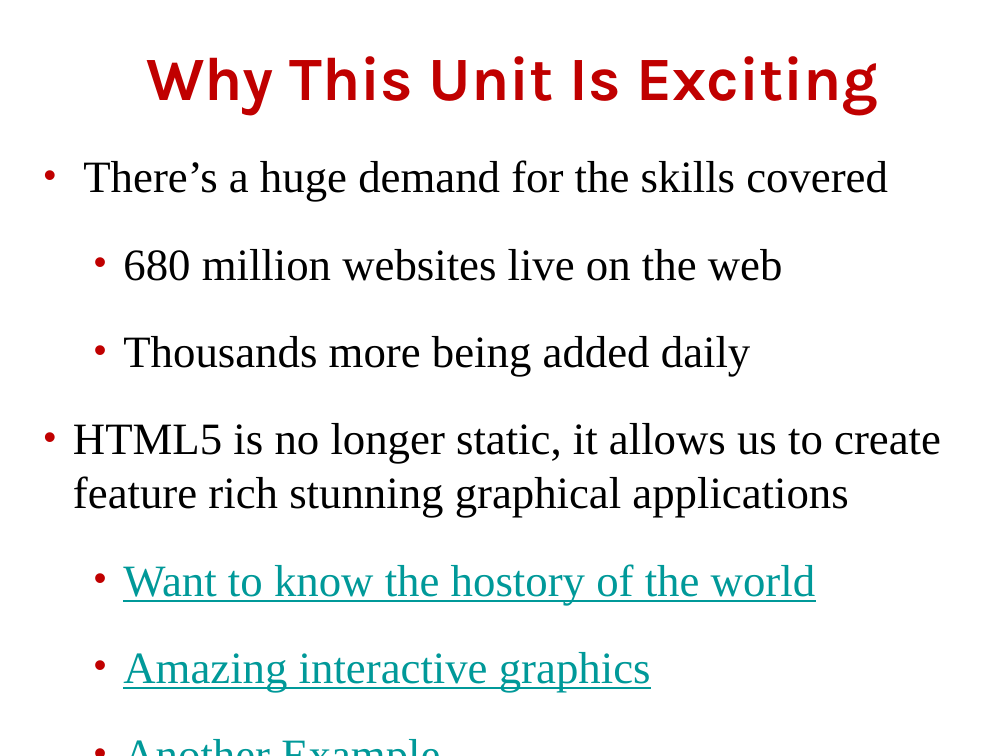
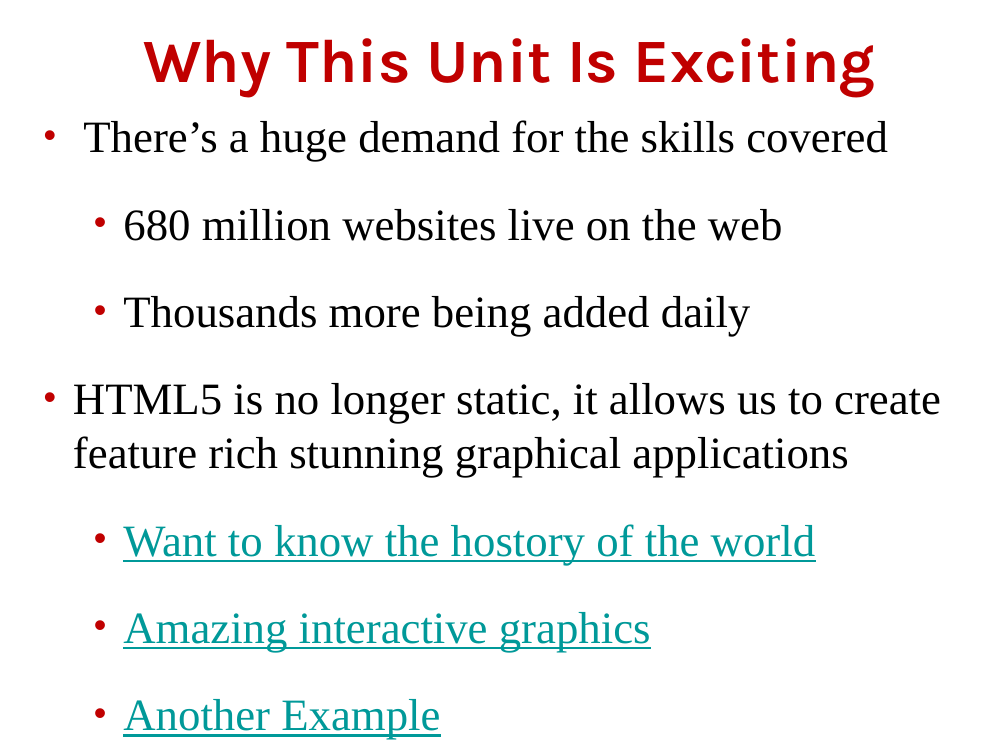
Before and after one commit to joeappleton18/cda400, a slide deck: slide 10 of sessions/week1/slides.pptx (slide 6 before the commit). Drawn at 1008x756 pixels with LibreOffice and Linux fonts; fonts in the diff are those of the drawing. Boxes give left, top, right and bottom in pixels: in the first picture for what was removed or moved away, otherwise in the second. Text is boxed around its words. In the diff, an @@ line names an element or a change of style, - is before the commit and + after.

Commit message:
slides added

```diff
--- a/sessions/week1/slides.pptx
+++ b/sessions/week1/slides.pptx
@@ text "Why This Unit Is Exciting": place and size @@
-text "Why This Unit Is Exciting" at bbox=[146, 56, 878, 115]
+text "Why This Unit Is Exciting" at bbox=[144, 38, 876, 97]
@@ text "There’s a huge demand for ...": place and size @@
-text "There’s a huge demand for ..." at bbox=[73, 160, 941, 692]
+text "There’s a huge demand for ..." at bbox=[73, 120, 941, 652]
```
Also in this commit, not shown: 3 slides added, 3 slides removed.
